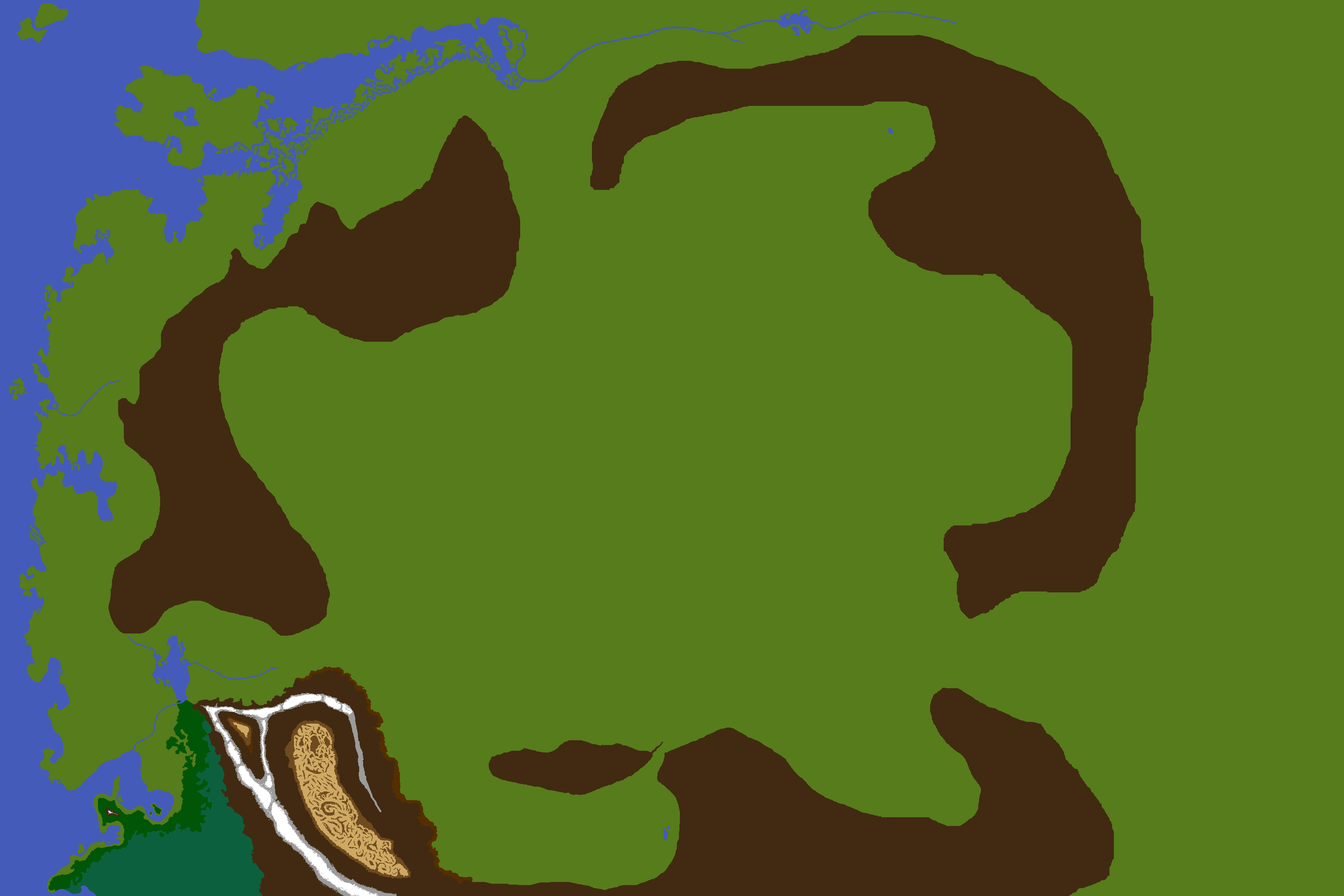
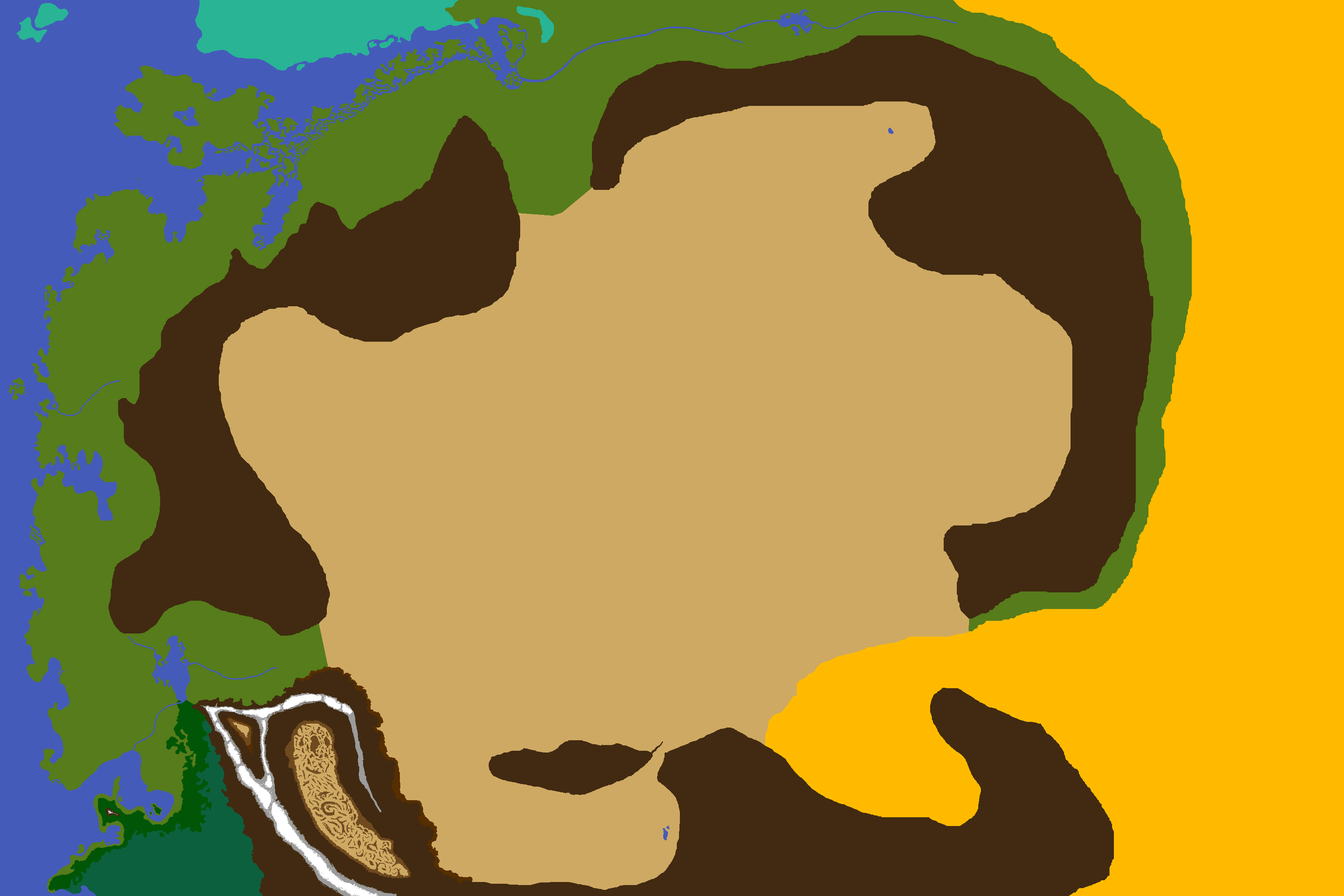
The second 1344×896 image is a revision of the first. Changes to its layers:
painted on "newterrain" over <box>16,0,1344,896</box>
